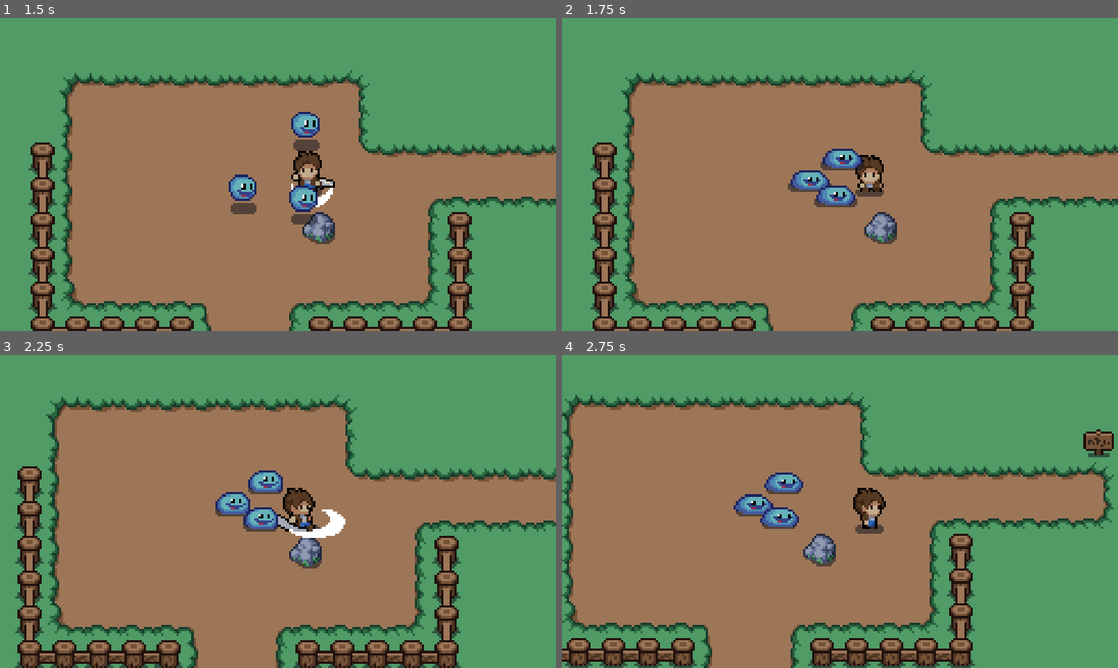
Above: before the commit, frames 1-4 (two rows, left to right).
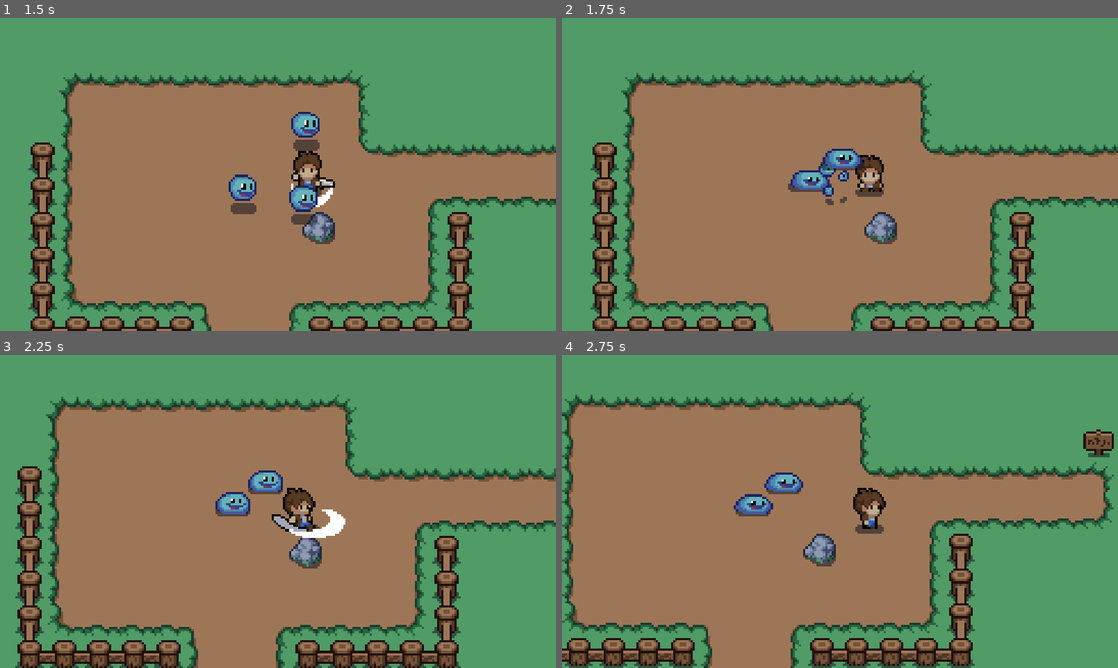
Above: after the commit, the same moments.

Repository: abconway/2drpg
Game: Godot game, scene res://scenes/world.tscn
Two runs of this game, one before a commit and one after it. Both use one fixed random seed, a clock stepped at 60 frames per second and the inputs below.
Inputs:
- Up to frame 1 (1.5 s): hold Right (player_move_right) 0.53-1.28 s; tap Space (player_attack) at 0.6, 1.35 s; hold Down (player_move_down) from 1.28 s (still down)
- Up to frame 2 (1.75 s): keep holding Down (player_move_down)
- Up to frame 3 (2.25 s): release Down (player_move_down) at 2.03 s; hold Right (player_move_right) from 2.03 s (still down); tap Space (player_attack) at 2.1 s
- Up to frame 4 (2.75 s): keep holding Right (player_move_right)

Frame 1 is identical in both runs. In frame 2, 0.6% of the frame differs, in the area x 45-54%, y 46-61%; in frame 3, 0.4%; in frame 4, 0.4%.

Commit message:
add groups for easier body identification

Diff:
--- a/scenes/player.tscn
+++ b/scenes/player.tscn
@@ -678,7 +678,7 @@
 radius = 8.0
 height = 20.0
 
-[node name="Player" type="CharacterBody2D"]
+[node name="Player" type="CharacterBody2D" groups=["Player"]]
 script = ExtResource("1_wl6eu")
 
 [node name="CollisionShape2D" type="CollisionShape2D" parent="."]
--- a/scenes/slime.tscn
+++ b/scenes/slime.tscn
@@ -476,7 +476,7 @@
 [sub_resource type="CircleShape2D" id="CircleShape2D_qvq6o"]
 radius = 75.0
 
-[node name="Slime" type="CharacterBody2D"]
+[node name="Slime" type="CharacterBody2D" groups=["Enemies"]]
 script = ExtResource("1_j22ma")
 
 [node name="CollisionShape2D" type="CollisionShape2D" parent="."]
--- a/scripts/player.gd
+++ b/scripts/player.gd
@@ -51,5 +51,5 @@
 
 
 func _on_sword_body_entered(body):
-	if body.name == "Slime":
+	if body.is_in_group("Enemies"):
 		body.health -= 1 # Replace with function body.
--- a/scripts/slime.gd
+++ b/scripts/slime.gd
@@ -61,19 +61,19 @@
 
 
 func _on_damage_detector_body_entered(body):
-	if "Player" in body.name:
+	if body.is_in_group("Player"):
 		print("Player hurt!")
 		body.health -= 1
 
 
 func _on_player_detector_body_entered(body):
-	if "Player" in body.name:
+	if body.is_in_group("Player"):
 		current_state = State.IDLE_BOUNCE
 		target_body = body
 
 
 func _on_player_detector_body_exited(body):
-	if "Player" in body.name:
+	if body.is_in_group("Player"):
 		current_state = State.IDLE
 		target_body = null
 
